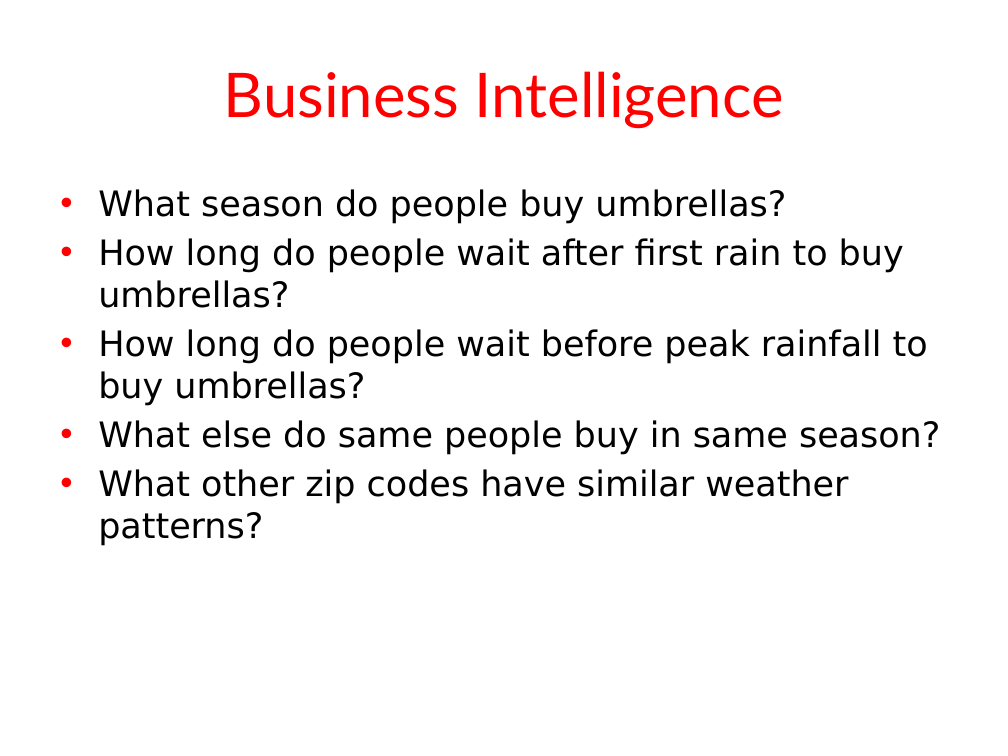
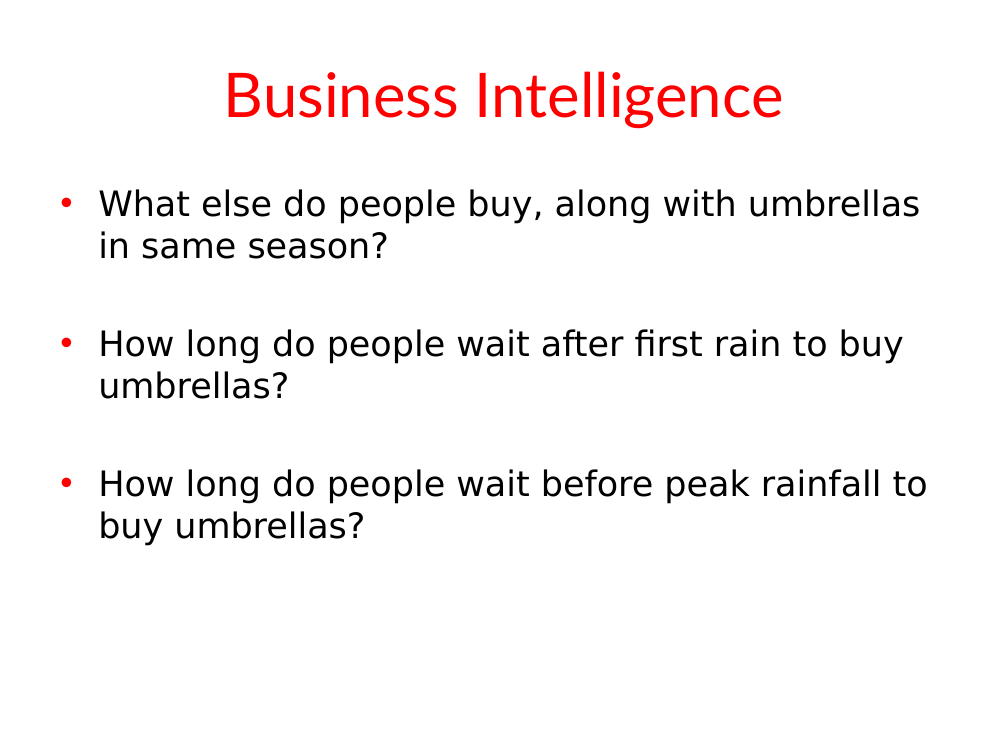
Before and after one commit to devEffort/HBTechTalk, a slide deck: slide 15 of HBTechTalk.pptx. Drawn at 1008x756 pixels with LibreOffice and Linux fonts; fonts in the diff are those of the drawing; background and template pictures are left out. Boxes give left, top, right and bottom in pixels: in the first picture for what was removed or moved away, otherwise in the second. Text is boxed around its words. In the diff, an @@ line names an element or a change of style, - is before the commit and + after.

```diff
--- a/HBTechTalk.pptx
+++ b/HBTechTalk.pptx
@@ text at (98,189,921,259): text changed @@
-• What season do people buy umbrellas?
+• What else do people buy, along with umbrellas in same season?
@@ text at (98,420,940,546): paragraphs removed @@
-• What else do same people buy in same season?
-• What other zip codes have similar weather patterns?
```
Also in this commit, not shown: 2 other slides changed.
